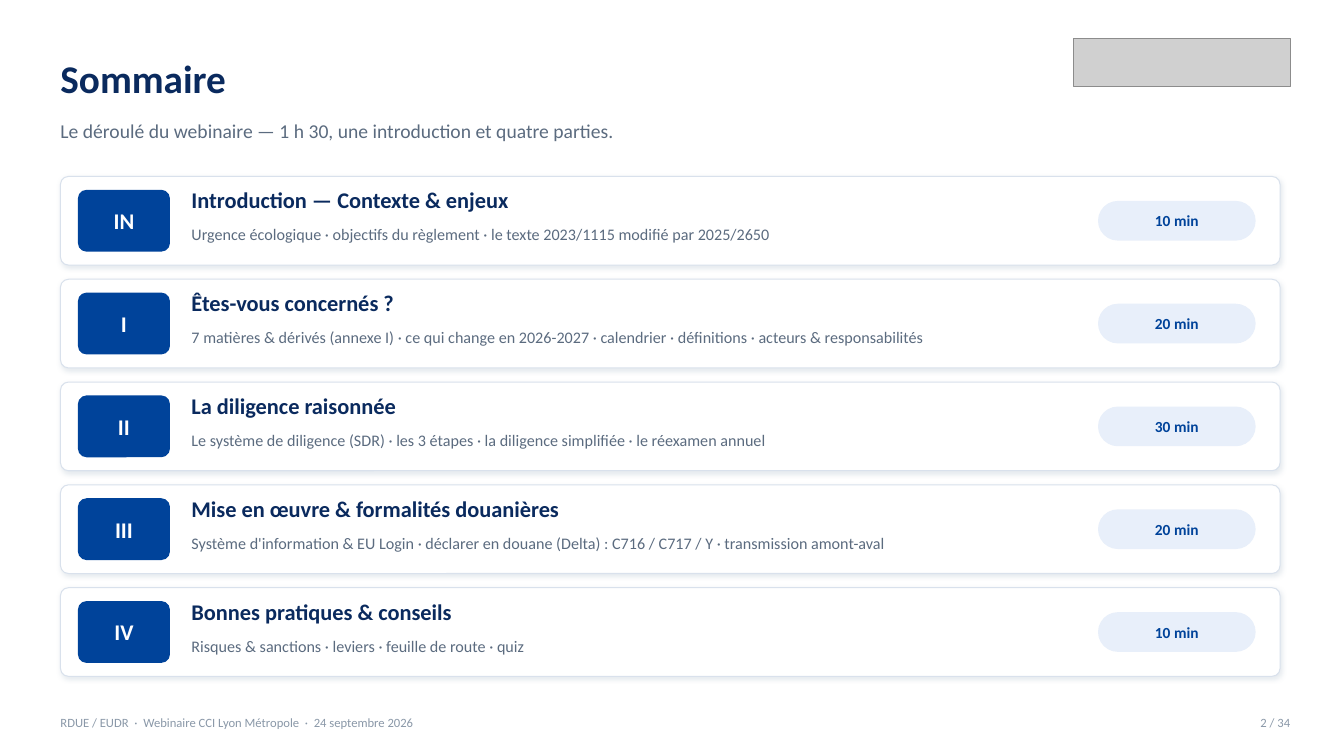
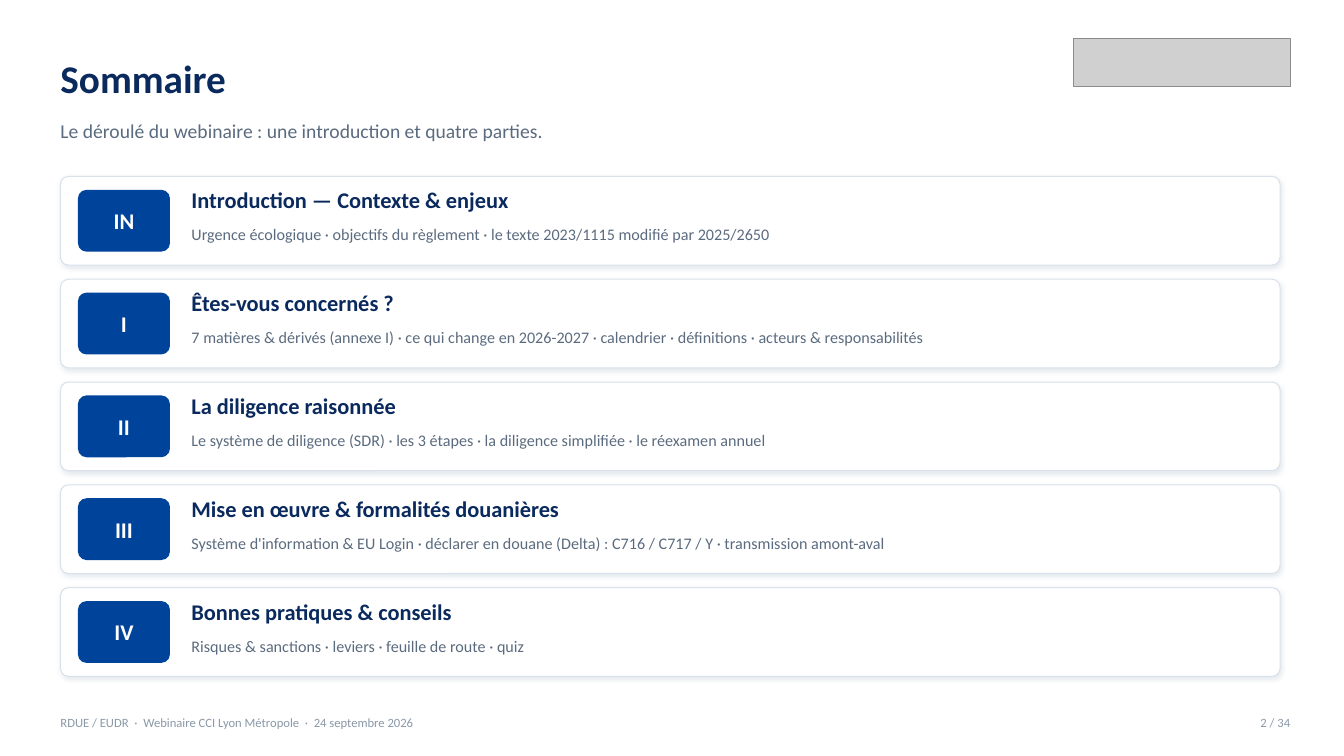
Before and after one commit to houdazebar-collab/veille-douane-test, a slide deck: slide 2 of webinaire-rdue-2026-09-24/RDUE_Webinaire_2026-09-24_v3.pptx. Drawn at 1344x756 pixels with LibreOffice and Linux fonts; fonts in the diff are those of the drawing; grey boxes stand for pictures. Boxes give left, top, right and bottom in pixels: in the first picture for what was removed or moved away, otherwise in the second. Text is boxed around its words. In the diff, an @@ line names an element or a change of style, - is before the commit and + after.

```diff
--- a/webinaire-rdue-2026-09-24/RDUE_Webinaire_2026-09-24_v3.pptx
+++ b/webinaire-rdue-2026-09-24/RDUE_Webinaire_2026-09-24_v3.pptx
@@ text at box(60, 124, 543, 141): text changed @@
-Le déroulé du webinaire — 1 h 30, une introduction et quatre parties.
+Le déroulé du webinaire : une introduction et quatre parties.
@@ rounded rectangle removed at box(1099, 202, 1255, 240) @@
@@ text removed at box(1155, 215, 1199, 226) @@
-10 min
@@ rounded rectangle removed at box(1099, 304, 1255, 343) @@
@@ text removed at box(1155, 318, 1199, 329) @@
-20 min
@@ rounded rectangle removed at box(1099, 407, 1255, 446) @@
@@ text removed at box(1155, 421, 1199, 432) @@
-30 min
@@ rounded rectangle removed at box(1099, 510, 1255, 548) @@
@@ text removed at box(1155, 524, 1199, 535) @@
-20 min
@@ rounded rectangle removed at box(1099, 613, 1255, 651) @@
@@ text removed at box(1155, 627, 1199, 638) @@
-10 min
```
Also in this commit, not shown: 1 other slide changed, 5 other files.
